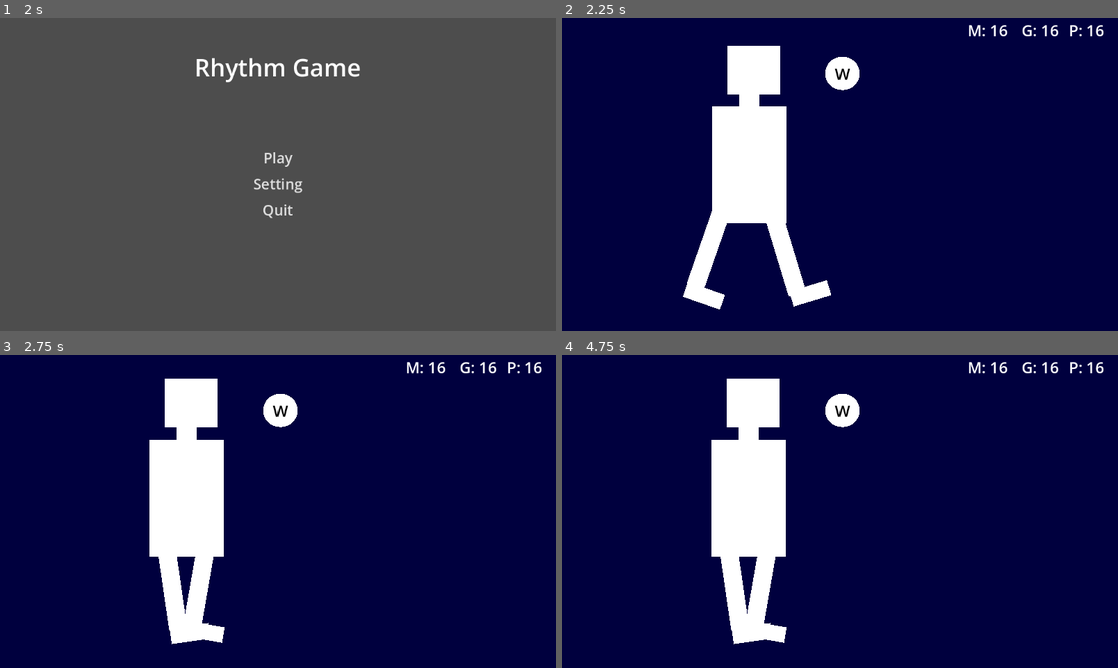
Above: before the commit, frames 1-4 (two rows, left to right).
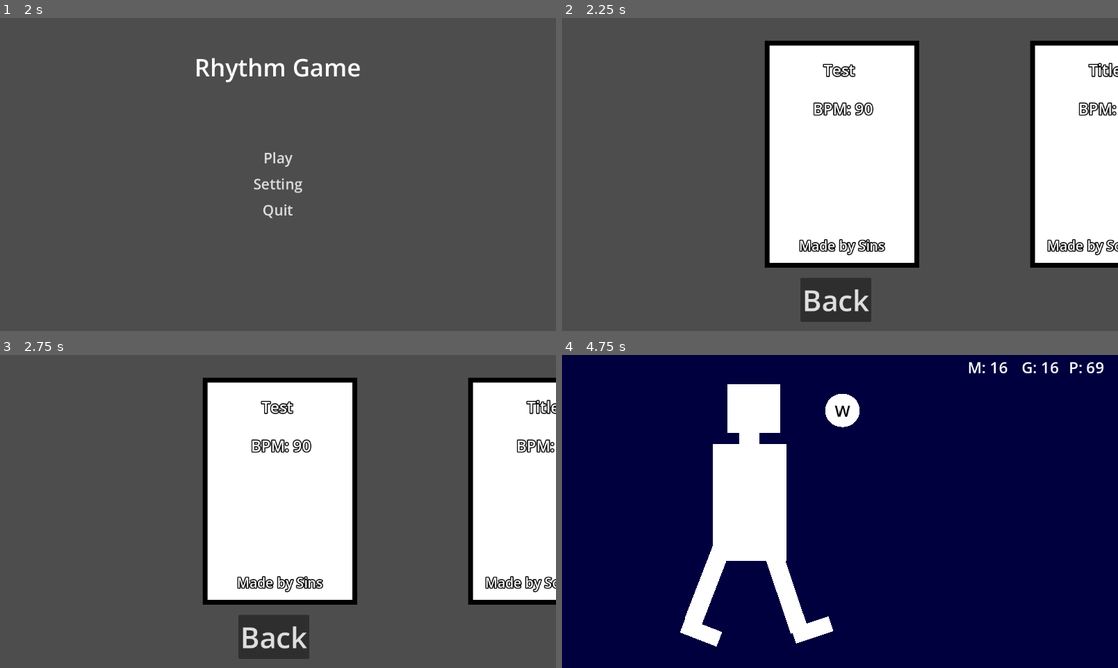
Above: after the commit, the same moments.

Repository: kolskullkid27/Rhythm-Jam-26
Game: Godot game, scene res://Scenes/Menus/main_menu.tscn
The game is run twice, just before and just after one commit, with the same random seed, the same clock (stepped at 60 frames per second) and the same inputs. Sound files missing from this copy of the repository are replaced by a short silence.
Inputs (mouse positions are in pixels of both pictures, inside the frame that each line leads up to):
- Up to frame 1 (2 s): click "Setting" at 0.5 s; click "Back" at 1.25 s
- Up to frame 2 (2.25 s): click "Play" at 2 s
- Up to frame 3 (2.75 s): no input
- Up to frame 4 (4.75 s): tap Enter at 2.75 s; move the mouse to (867, 511) at 2.77 s; hold W (up) from 2.78 s (still down); tap Space (jump, bound only before the commit) at 2.85, 3.02, 3.32, 3.77, 3.8, 4.07, 4.35 s; move the mouse to (812, 511) at 3.52 s; tap Shift (sprint) at 3.6 s; move the mouse to (851, 505) at 4.27 s

Frame 1 is identical in both runs. In frame 2, 98% of the frame differs, in the area x 0-100%, y 0-100%; in frame 3, 98%; in frame 4, 4.6%.

Commit message:
Made a song selector/ fixed some menus
:D

Diff:
--- a/Rhythm game/Scenes/Levels/Level1.tscn
+++ b/Rhythm game/Scenes/Levels/Level1.tscn
@@ -907,7 +907,7 @@
 offset_top = 3.0
 offset_right = 1154.0
 offset_bottom = 49.0
-text = "P: 16"
+text = "P: 69"
 label_settings = SubResource("LabelSettings_4d3fe")
 
 [node name="3DSection" type="Node3D" parent="." unique_id=1402797481]
--- /dev/null
+++ b/Rhythm game/Scenes/Menus/level_options.tscn
@@ -0,0 +1,58 @@
+[gd_scene format=3 uid="uid://csympbwfsogkk"]
+
+[ext_resource type="Script" uid="uid://bsm0dyopam5ml" path="res://Scripts/Menus/level_options.gd" id="1_e3crp"]
+
+[sub_resource type="PlaneMesh" id="PlaneMesh_penys"]
+size = Vector2(300, 450)
+orientation = 2
+
+[sub_resource type="PlaneMesh" id="PlaneMesh_aur2u"]
+size = Vector2(320, 470)
+orientation = 2
+
+[sub_resource type="LabelSettings" id="LabelSettings_5wi6m"]
+font_size = 32
+outline_size = 8
+outline_color = Color(0, 0, 0, 1)
+
+[sub_resource type="LabelSettings" id="LabelSettings_chkef"]
+font_size = 28
+outline_size = 8
+outline_color = Color(0, 0, 0, 1)
+
+[node name="LevelOptions" type="Node2D" unique_id=1635671724]
+script = ExtResource("1_e3crp")
+
+[node name="MeshInstance2D" type="MeshInstance2D" parent="." unique_id=1381353683]
+position = Vector2(580.00006, 332.00003)
+mesh = SubResource("PlaneMesh_penys")
+
+[node name="MeshInstance2D2" type="MeshInstance2D" parent="MeshInstance2D" unique_id=1994987035]
+self_modulate = Color(0, 0, 0, 1)
+z_index = -1
+mesh = SubResource("PlaneMesh_aur2u")
+
+[node name="TitleLabel" type="Label" parent="MeshInstance2D" unique_id=121756149]
+offset_left = -38.00006
+offset_top = -197.00003
+offset_right = 28.999939
+offset_bottom = -152.00003
+text = "Title"
+label_settings = SubResource("LabelSettings_5wi6m")
+
+[node name="BPMLabel" type="Label" parent="MeshInstance2D" unique_id=433752224]
+offset_left = -60.00006
+offset_top = -117.00003
+offset_right = 63.99994
+offset_bottom = -72.00003
+text = "BPM: 90"
+label_settings = SubResource("LabelSettings_5wi6m")
+
+[node name="CreditLabel" type="Label" parent="MeshInstance2D" unique_id=150389130]
+offset_left = -125.00006
+offset_top = 169.99997
+offset_right = 125.99994
+offset_bottom = 214.99997
+text = "Made By Someone"
+label_settings = SubResource("LabelSettings_chkef")
+horizontal_alignment = 1
--- a/Rhythm game/Scenes/Menus/main_menu.tscn
+++ b/Rhythm game/Scenes/Menus/main_menu.tscn
@@ -3,6 +3,9 @@
 [ext_resource type="Script" uid="uid://cv1nj87v68r2" path="res://Scripts/Menus/main_menu.gd" id="1_2duqn"]
 [ext_resource type="AudioStream" uid="uid://cjydl63o03fnw" path="res://Assets/Audio/Sounds/Hover.wav" id="1_k2rk1"]
 [ext_resource type="PackedScene" uid="uid://dtjvso8iqgsl6" path="res://Scenes/Menus/setting.tscn" id="3_7qicj"]
+[ext_resource type="Script" uid="uid://degf0h1he7js2" path="res://Scripts/Menus/level_selector.gd" id="4_5wi6m"]
+[ext_resource type="PackedScene" uid="uid://csympbwfsogkk" path="res://Scenes/Menus/level_options.tscn" id="5_5wi6m"]
+[ext_resource type="PackedScene" uid="uid://8pwl50utv1b4" path="res://Scenes/Levels/Level1.tscn" id="6_chkef"]
 
 [sub_resource type="AudioStreamRandomizer" id="AudioStreamRandomizer_h1t34"]
 playback_mode = 1
@@ -10,14 +13,21 @@
 streams_count = 1
 stream_0/stream = ExtResource("1_k2rk1")
 
+[sub_resource type="LabelSettings" id="LabelSettings_chkef"]
+font_size = 64
+font_color = Color(1, 0, 0, 1)
+outline_size = 9
+outline_color = Color(0, 0, 0, 1)
+
 [node name="MainMenu" type="Node3D" unique_id=1493326057 node_paths=PackedStringArray("hover_sound", "menu")]
 script = ExtResource("1_2duqn")
 hover_sound = NodePath("HoverSound")
-menu = NodePath("CanvasLayer")
+menu = NodePath("Title")
 
-[node name="CanvasLayer" type="CanvasLayer" parent="." unique_id=2126908132]
+[node name="Title" type="CanvasLayer" parent="." unique_id=2126908132]
+visible = false
 
-[node name="VBoxContainer" type="VBoxContainer" parent="CanvasLayer" unique_id=1523414491]
+[node name="VBoxContainer" type="VBoxContainer" parent="Title" unique_id=1523414491]
 anchors_preset = 8
 anchor_left = 0.5
 anchor_top = 0.5
@@ -30,30 +40,30 @@
 grow_horizontal = 2
 grow_vertical = 2
 
-[node name="Label" type="Label" parent="CanvasLayer/VBoxContainer" unique_id=317290049]
+[node name="Label" type="Label" parent="Title/VBoxContainer" unique_id=317290049]
 layout_mode = 2
 theme_override_font_sizes/font_size = 50
 text = "Rhythm Game"
 horizontal_alignment = 1
 
-[node name="HSeparator" type="HSeparator" parent="CanvasLayer/VBoxContainer" unique_id=347929368]
+[node name="HSeparator" type="HSeparator" parent="Title/VBoxContainer" unique_id=347929368]
 modulate = Color(1, 1, 1, 0)
 layout_mode = 2
 theme_override_constants/separation = 120
 
-[node name="PlayButton" type="Button" parent="CanvasLayer/VBoxContainer" unique_id=2092346919]
+[node name="PlayButton" type="Button" parent="Title/VBoxContainer" unique_id=2092346919]
 layout_mode = 2
 theme_override_font_sizes/font_size = 30
 text = "Play"
 flat = true
 
-[node name="SettingButton" type="Button" parent="CanvasLayer/VBoxContainer" unique_id=1444351988]
+[node name="SettingButton" type="Button" parent="Title/VBoxContainer" unique_id=1444351988]
 layout_mode = 2
 theme_override_font_sizes/font_size = 30
 text = "Setting"
 flat = true
 
-[node name="QuitButton" type="Button" parent="CanvasLayer/VBoxContainer" unique_id=1365602969]
+[node name="QuitButton" type="Button" parent="Title/VBoxContainer" unique_id=1365602969]
 layout_mode = 2
 theme_override_font_sizes/font_size = 30
 text = "Quit"
@@ -63,10 +73,49 @@
 stream = SubResource("AudioStreamRandomizer_h1t34")
 
 [node name="Setting" parent="." unique_id=20660001 instance=ExtResource("3_7qicj")]
+visible = false
 
-[connection signal="mouse_entered" from="CanvasLayer/VBoxContainer/PlayButton" to="." method="_on_button_mouse_entered"]
-[connection signal="pressed" from="CanvasLayer/VBoxContainer/PlayButton" to="." method="_on_play_button_pressed"]
-[connection signal="mouse_entered" from="CanvasLayer/VBoxContainer/SettingButton" to="." method="_on_button_mouse_entered"]
-[connection signal="pressed" from="CanvasLayer/VBoxContainer/SettingButton" to="." method="_on_setting_button_pressed"]
-[connection signal="mouse_entered" from="CanvasLayer/VBoxContainer/QuitButton" to="." method="_on_button_mouse_entered"]
-[connection signal="pressed" from="CanvasLayer/VBoxContainer/QuitButton" to="." method="_on_quit_button_pressed"]
+[node name="LevelSelector" type="CanvasLayer" parent="." unique_id=360235124]
+script = ExtResource("4_5wi6m")
+
+[node name="Levels" type="Node2D" parent="LevelSelector" unique_id=655259235]
+position = Vector2(0, -50)
+
+[node name="LevelOptions" parent="LevelSelector/Levels" unique_id=1635671724 instance=ExtResource("5_5wi6m")]
+level = ExtResource("6_chkef")
+title = "Test"
+credit = "Sins"
+
+[node name="LevelOptions2" parent="LevelSelector/Levels" unique_id=1572536391 instance=ExtResource("5_5wi6m")]
+position = Vector2(550, 0)
+
+[node name="LevelOptions3" parent="LevelSelector/Levels" unique_id=1087288928 instance=ExtResource("5_5wi6m")]
+position = Vector2(1100, 0)
+
+[node name="LevelOptions4" parent="LevelSelector/Levels" unique_id=752845481 instance=ExtResource("5_5wi6m")]
+position = Vector2(1650, 0)
+
+[node name="BackButton" type="Button" parent="LevelSelector" unique_id=961121747]
+offset_left = 494.0
+offset_top = 538.0
+offset_right = 641.0
+offset_bottom = 629.0
+theme_override_font_sizes/font_size = 60
+text = "Back"
+
+[node name="NoSongLabel" type="Label" parent="LevelSelector" unique_id=489915830]
+self_modulate = Color(1, 1, 1, 0)
+offset_left = 366.0
+offset_top = 263.0
+offset_right = 788.0
+offset_bottom = 351.0
+text = "No Song Here"
+label_settings = SubResource("LabelSettings_chkef")
+
+[connection signal="mouse_entered" from="Title/VBoxContainer/PlayButton" to="." method="_on_button_mouse_entered"]
+[connection signal="pressed" from="Title/VBoxContainer/PlayButton" to="." method="_on_play_button_pressed"]
+[connection signal="mouse_entered" from="Title/VBoxContainer/SettingButton" to="." method="_on_button_mouse_entered"]
+[connection signal="pressed" from="Title/VBoxContainer/SettingButton" to="." method="_on_setting_button_pressed"]
+[connection signal="mouse_entered" from="Title/VBoxContainer/QuitButton" to="." method="_on_button_mouse_entered"]
+[connection signal="pressed" from="Title/VBoxContainer/QuitButton" to="." method="_on_quit_button_pressed"]
+[connection signal="pressed" from="LevelSelector/BackButton" to="." method="_on_back_button_pressed"]
--- a/Rhythm game/Scenes/Menus/pause_menu.tscn
+++ b/Rhythm game/Scenes/Menus/pause_menu.tscn
@@ -1,8 +1,13 @@
-[gd_scene load_steps=5 format=3 uid="uid://bplu1pncqwna0"]
+[gd_scene format=3 uid="uid://bplu1pncqwna0"]
 
 [ext_resource type="Script" uid="uid://0v0mhcd06fhw" path="res://Scripts/Menus/pause_menu.gd" id="1_4ymgn"]
 [ext_resource type="AudioStream" uid="uid://cjydl63o03fnw" path="res://Assets/Audio/Sounds/Hover.wav" id="2_bp3lx"]
 [ext_resource type="PackedScene" uid="uid://dtjvso8iqgsl6" path="res://Scenes/Menus/setting.tscn" id="3_vbwvx"]
+
+[sub_resource type="LabelSettings" id="LabelSettings_tf3q2"]
+font_size = 50
+outline_size = 8
+outline_color = Color(0, 0, 0, 1)
 
 [sub_resource type="AudioStreamRandomizer" id="AudioStreamRandomizer_sp7vq"]
 playback_mode = 1
@@ -10,13 +15,14 @@
 streams_count = 1
 stream_0/stream = ExtResource("2_bp3lx")
 
-[node name="PauseMenu" type="CanvasLayer" node_paths=PackedStringArray("hover_sound", "v_box_container")]
+[node name="PauseMenu" type="CanvasLayer" unique_id=1100086192 node_paths=PackedStringArray("hover_sound", "v_box_container")]
 process_mode = 3
+layer = 5
 script = ExtResource("1_4ymgn")
 hover_sound = NodePath("HoverSound")
 v_box_container = NodePath("VBoxContainer")
 
-[node name="VBoxContainer" type="VBoxContainer" parent="."]
+[node name="VBoxContainer" type="VBoxContainer" parent="." unique_id=231708306]
 anchors_preset = 8
 anchor_left = 0.5
 anchor_top = 0.5
@@ -29,45 +35,50 @@
 grow_horizontal = 2
 grow_vertical = 2
 
-[node name="Label" type="Label" parent="VBoxContainer"]
+[node name="Label" type="Label" parent="VBoxContainer" unique_id=1425047443]
 layout_mode = 2
 theme_override_font_sizes/font_size = 50
 text = "Paused"
+label_settings = SubResource("LabelSettings_tf3q2")
 horizontal_alignment = 1
 
-[node name="HSeparator" type="HSeparator" parent="VBoxContainer"]
+[node name="HSeparator" type="HSeparator" parent="VBoxContainer" unique_id=433779832]
 modulate = Color(1, 1, 1, 0)
 layout_mode = 2
 theme_override_constants/separation = 120
 
-[node name="ResumeButton" type="Button" parent="VBoxContainer"]
+[node name="ResumeButton" type="Button" parent="VBoxContainer" unique_id=481910204]
 layout_mode = 2
+theme_override_constants/outline_size = 6
 theme_override_font_sizes/font_size = 30
 text = "Resume"
 flat = true
 
-[node name="SettingButton" type="Button" parent="VBoxContainer"]
+[node name="SettingButton" type="Button" parent="VBoxContainer" unique_id=1351676350]
 layout_mode = 2
+theme_override_constants/outline_size = 6
 theme_override_font_sizes/font_size = 30
 text = "Setting"
 flat = true
 
-[node name="MainMenuButton" type="Button" parent="VBoxContainer"]
+[node name="MainMenuButton" type="Button" parent="VBoxContainer" unique_id=1501142604]
 layout_mode = 2
+theme_override_constants/outline_size = 6
 theme_override_font_sizes/font_size = 30
 text = "Main Menu"
 flat = true
 
-[node name="QuitButton" type="Button" parent="VBoxContainer"]
+[node name="QuitButton" type="Button" parent="VBoxContainer" unique_id=916946762]
 layout_mode = 2
+theme_override_constants/outline_size = 6
 theme_override_font_sizes/font_size = 30
 text = "Quit"
 flat = true
 
-[node name="HoverSound" type="AudioStreamPlayer" parent="."]
+[node name="HoverSound" type="AudioStreamPlayer" parent="." unique_id=1876449819]
 stream = SubResource("AudioStreamRandomizer_sp7vq")
 
-[node name="Setting" parent="." instance=ExtResource("3_vbwvx")]
+[node name="Setting" parent="." unique_id=1650541650 instance=ExtResource("3_vbwvx")]
 
 [connection signal="mouse_entered" from="VBoxContainer/ResumeButton" to="." method="_on_resume_button_mouse_entered"]
 [connection signal="pressed" from="VBoxContainer/ResumeButton" to="." method="_on_resume_button_pressed"]
--- /dev/null
+++ b/Rhythm game/Scripts/Menus/level_options.gd
@@ -0,0 +1,19 @@
+extends Node2D
+
+@onready var title_label: Label = $MeshInstance2D/TitleLabel
+@onready var bpm_label: Label = $MeshInstance2D/BPMLabel
+@onready var credit_label: Label = $MeshInstance2D/CreditLabel
+
+@export var level: PackedScene
+
+@export var title = "Title"
+@export var Bpm = "90"
+@export var credit = "Someone"
+
+func _ready() -> void:
+	title_label.text = title
+	bpm_label.text = "BPM: " + Bpm
+	credit_label.text = "Made by " + credit
+
+func _process(_delta: float) -> void:
+	pass
--- /dev/null
+++ b/Rhythm game/Scripts/Menus/level_selector.gd
@@ -0,0 +1,39 @@
+extends CanvasLayer
+
+@onready var levels: Node2D = $Levels
+@onready var no_song_label: Label = $NoSongLabel
+
+var level_amount = 1
+var level_on = 1
+var transition_time = .5
+var moving = false
+
+func _ready() -> void:
+	level_amount = levels.get_child_count()
+
+func _process(_delta: float) -> void:
+	if Input.is_action_just_pressed("space"):
+		if levels.get_child(level_on - 1).level != null:
+			get_tree().change_scene_to_packed(levels.get_child(level_on - 1).level)
+		else:
+			var tween = create_tween()
+			tween.tween_property(no_song_label, "self_modulate:a", 1, .5)
+			tween.tween_property(no_song_label, "self_modulate:a", 1, 1)
+			tween.tween_property(no_song_label, "self_modulate:a", 0, .5)
+
+	# Triggers the direction of the transition
+	if moving == false:
+		if Input.is_action_pressed("left") and level_on != 1:
+			level_on -= 1
+			transition(550)
+		elif Input.is_action_pressed("right") and level_on != level_amount:
+			level_on += 1
+			transition(-550)
+
+func transition(pos):
+	# Creates the smooth transition
+	var tween = create_tween()
+	tween.tween_property(levels, "position:x", levels.position.x + pos, transition_time)
+	moving = true
+	await get_tree().create_timer(transition_time).timeout
+	moving = false
--- a/Rhythm game/Scripts/Menus/main_menu.gd
+++ b/Rhythm game/Scripts/Menus/main_menu.gd
@@ -2,12 +2,17 @@
 
 @export var hover_sound: AudioStreamPlayer
 @export var menu: CanvasLayer
+@onready var level_selector: CanvasLayer = $LevelSelector
 
+
+
+func _ready() -> void:
+	level_selector.visible = false
 
 func _process(_delta: float) -> void:
 	Input.set_mouse_mode(Input.MOUSE_MODE_VISIBLE)
 	# Hides or shows menu for settings
-	menu.visible = !Autoloader.show_settings
+	menu.visible = !Autoloader.show_settings and !level_selector.visible
 
 # Plays hover sound
 func _on_button_mouse_entered() -> void:
@@ -15,7 +20,8 @@
 
 # Play button
 func _on_play_button_pressed() -> void:
-	get_tree().change_scene_to_file("res://Scenes/Levels/Level1.tscn")
+	level_selector.visible = true
+
 
 # Settings button
 func _on_setting_button_pressed() -> void:
@@ -24,3 +30,7 @@
 # Quit button
 func _on_quit_button_pressed() -> void:
 	get_tree().quit()
+
+
+func _on_back_button_pressed() -> void:
+	level_selector.visible = false
--- a/Rhythm game/project.godot
+++ b/Rhythm game/project.godot
@@ -69,7 +69,7 @@
 , Object(InputEventJoypadButton,"resource_local_to_scene":false,"resource_name":"","device":-1,"button_index":0,"pressure":0.0,"pressed":true,"script":null)
 ]
 }
-jump={
+space={
 "deadzone": 0.5,
 "events": [Object(InputEventKey,"resource_local_to_scene":false,"resource_name":"","device":-1,"window_id":0,"alt_press …(191 unchanged characters)…
 ]
Not shown, added: Rhythm game/Scripts/Menus/level_options.gd.uid
Not shown, added: Rhythm game/Scripts/Menus/level_selector.gd.uid
